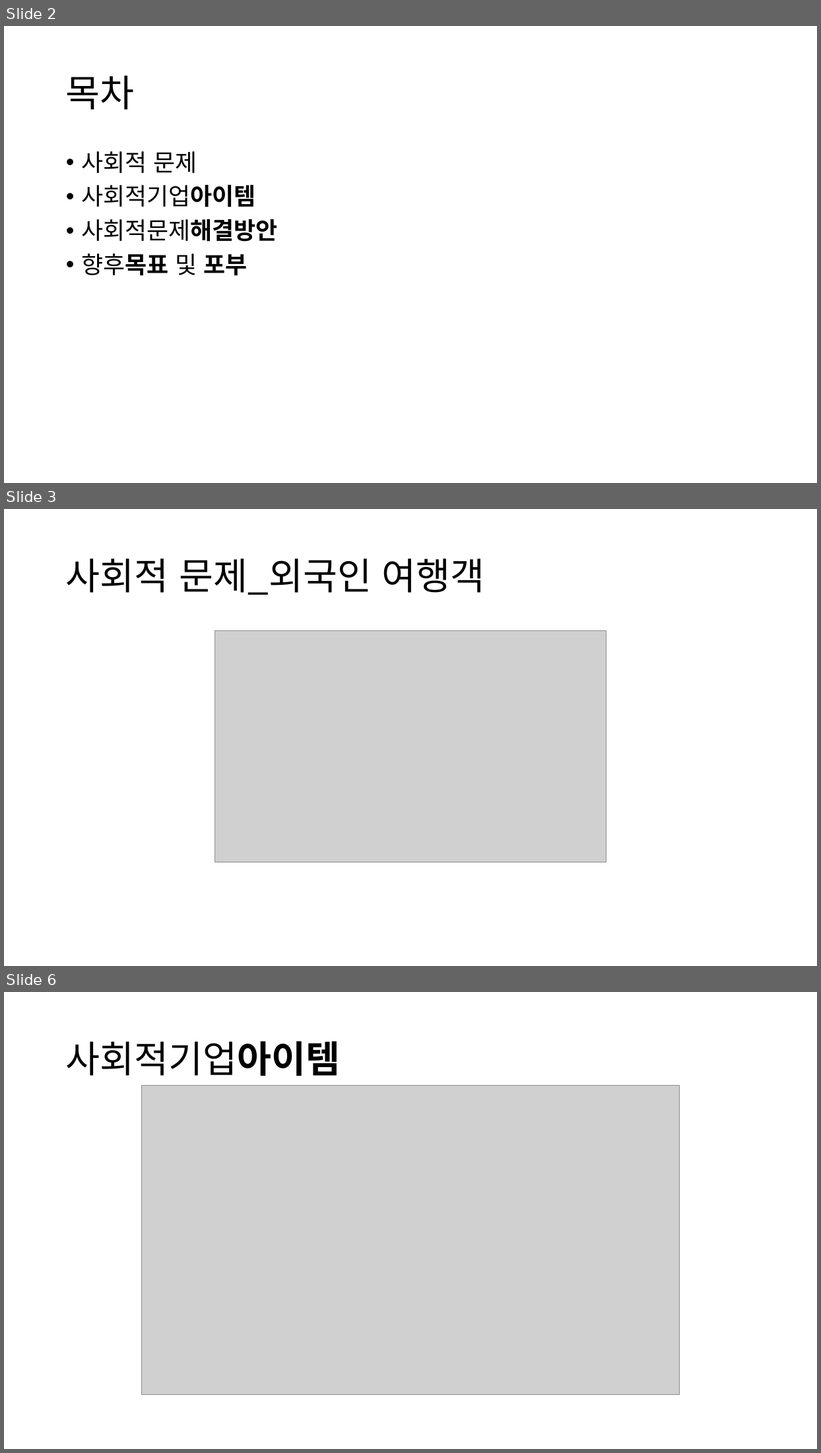
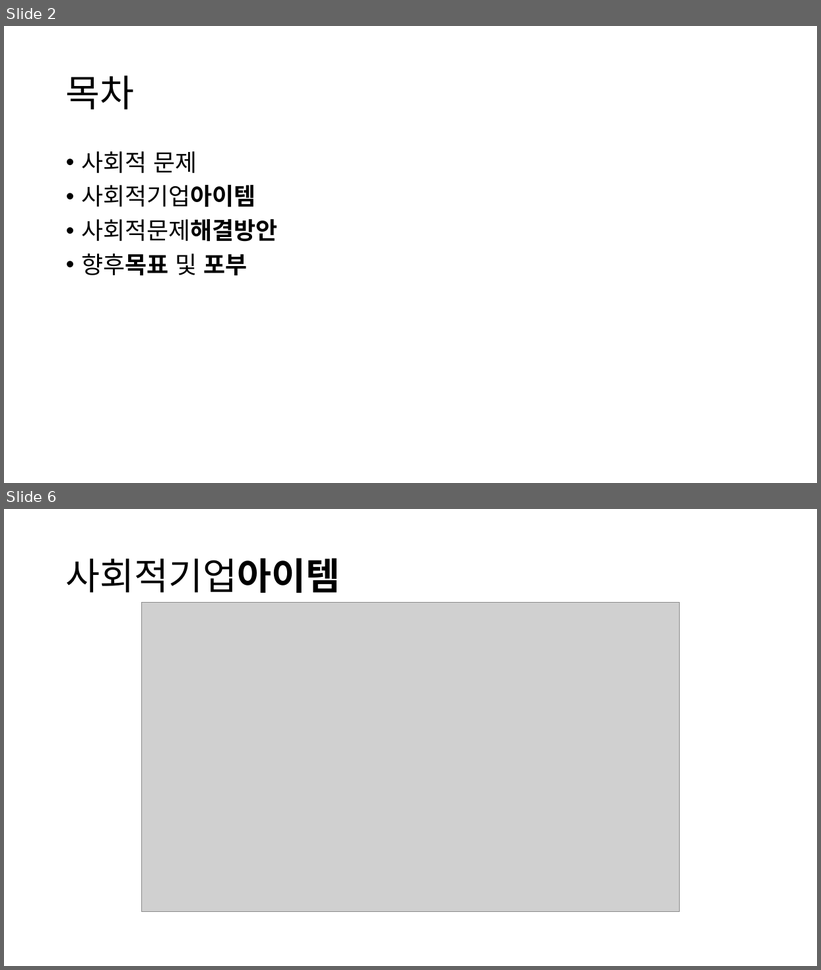
Before and after one commit to ParkBK/BAEUME, a slide deck: 박병근/발표/사회적기업PPT - 복사본.pptx. Shown one above the other, each under a label of ours: slides 2, 3 and 6 before the commit, slides 2 and 6 after it; the slides between them are not shown. The pictures are 821x1453 and 821x970 pixels, drawn with LibreOffice and Linux fonts; fonts in the diff are those of the drawing; grey boxes stand for pictures. Boxes give left, top, right and bottom in pixels: in the first picture for what was removed or moved away, otherwise in the second. Text is boxed around its words. In the diff, an @@ line names an element or a change of style, - is before the commit and + after.

```diff
--- a/박병근/발표/사회적기업PPT - 복사본.pptx
+++ b/박병근/발표/사회적기업PPT - 복사본.pptx
@@ slide 3 removed at (4,509,817,966), background #FFFFFF @@
@@ title removed at (66,559,485,595) @@
-사회적 문제_외국인 여행객
@@ picture removed at (215,630,607,863) @@
```
Also in this commit, not shown: 2 slides changed, 4 slides added, 4 other slides removed, 1 other file.
